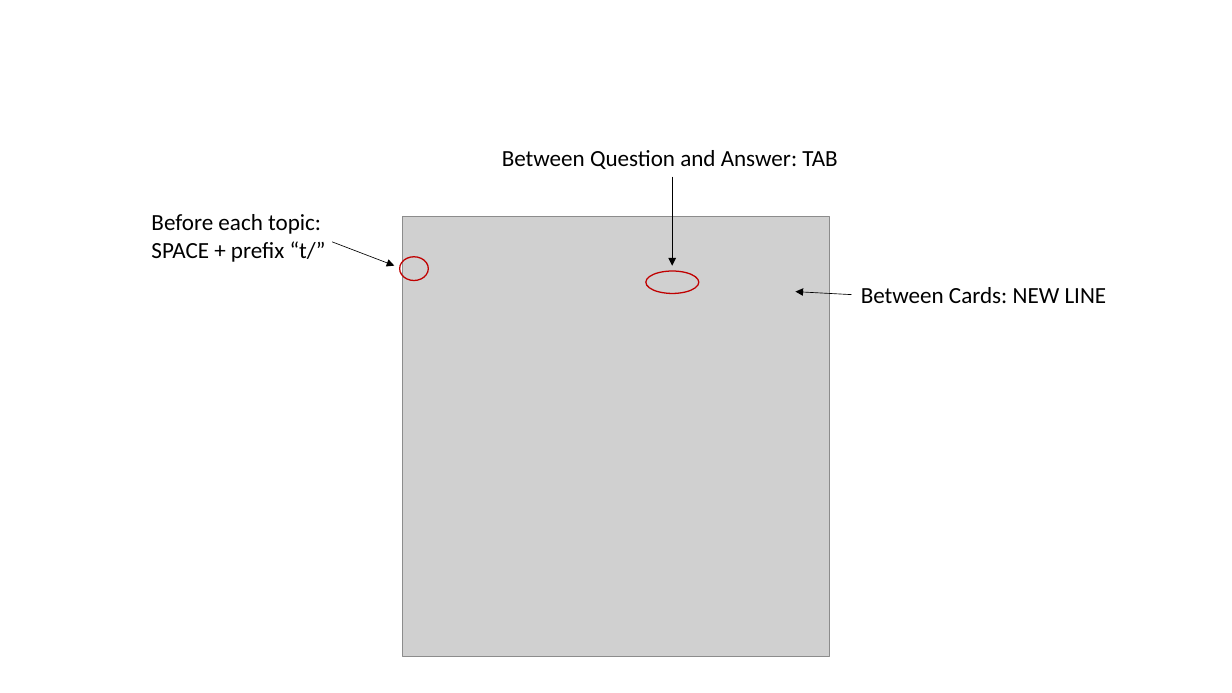
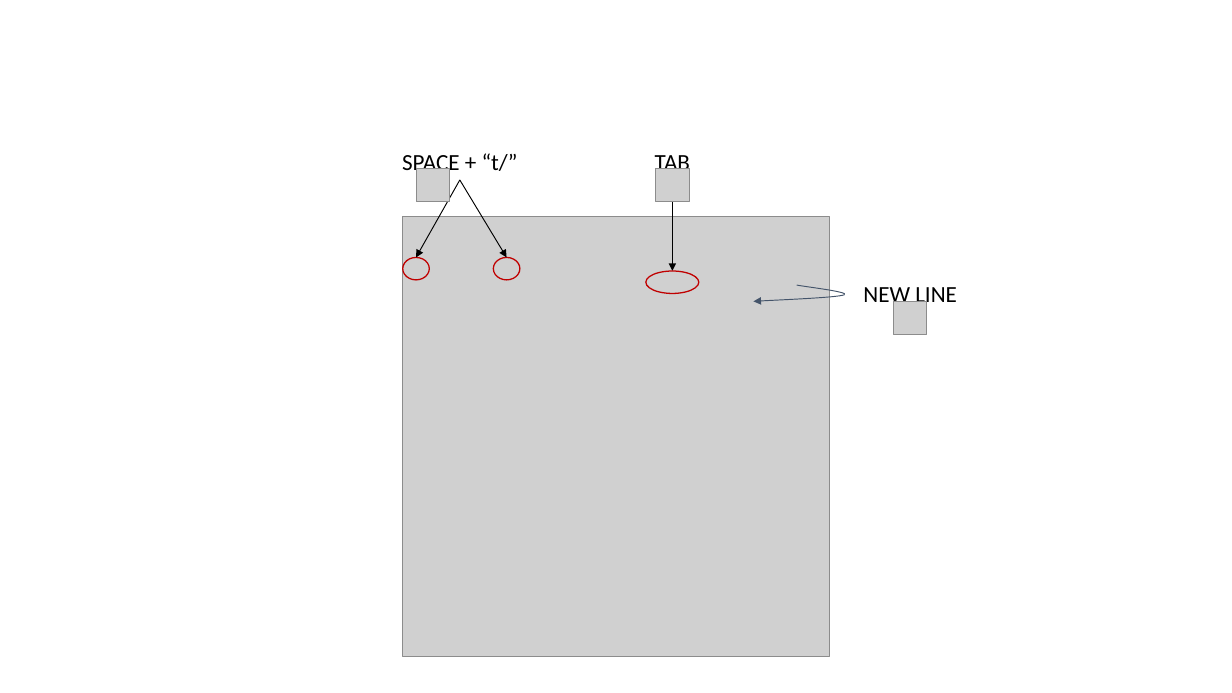
Before and after one commit to shaniceabigail/3VIA, a slide deck: slide 1 of docs/figures/ImportUserGuide.pptx. Drawn at 1232x693 pixels with LibreOffice and Linux fonts; fonts in the diff are those of the drawing; grey boxes stand for pictures. Boxes give left, top, right and bottom in pixels: in the first picture for what was removed or moved away, otherwise in the second. Text is boxed around its words. In the diff, an @@ line names an element or a change of style, - is before the commit and + after.

```diff
--- a/docs/figures/ImportUserGuide.pptx
+++ b/docs/figures/ImportUserGuide.pptx
@@ text added at (402, 153, 518, 176), 18 pt, text #000000 @@
+SPACE + “t/”
@@ picture added at (416, 168, 449, 201) @@
@@ text removed at (502, 150, 837, 169) @@
-Between Question and Answer: TAB
@@ text added at (655, 150, 690, 176), 18 pt, text #000000 @@
+TAB
@@ picture added at (656, 168, 689, 201) @@
@@ arrow added from (460, 180) to (416, 258), #000000 0.75 pt @@
@@ arrow added from (460, 180) to (506, 258), #000000 0.75 pt @@
@@ arrow moved from (672, 177) - (672, 266) to (673, 201) - (673, 271) @@
@@ arrow (673, 201) - (673, 271): stroke #000000 0.5 pt to #000000 0.75 pt @@
@@ text removed at (151, 214, 326, 262) @@
-Before each topic:
-SPACE + prefix “t/”
@@ arrow removed from (333, 242) to (395, 266) @@
@@ ellipse added at (494, 258, 520, 280), outline #C00000 1 pt @@
@@ freeform shape added at (753, 285, 845, 301), outline #44546A 0.75 pt @@
@@ arrow removed from (852, 295) to (796, 292) @@
@@ text at (863, 287, 957, 308): text changed @@
-Between Cards: NEW LINE
+NEW LINE
@@ picture added at (894, 301, 927, 335) @@
```
Also in this commit, not shown: 1 other slide changed, 1 slide added, 5 other files.
